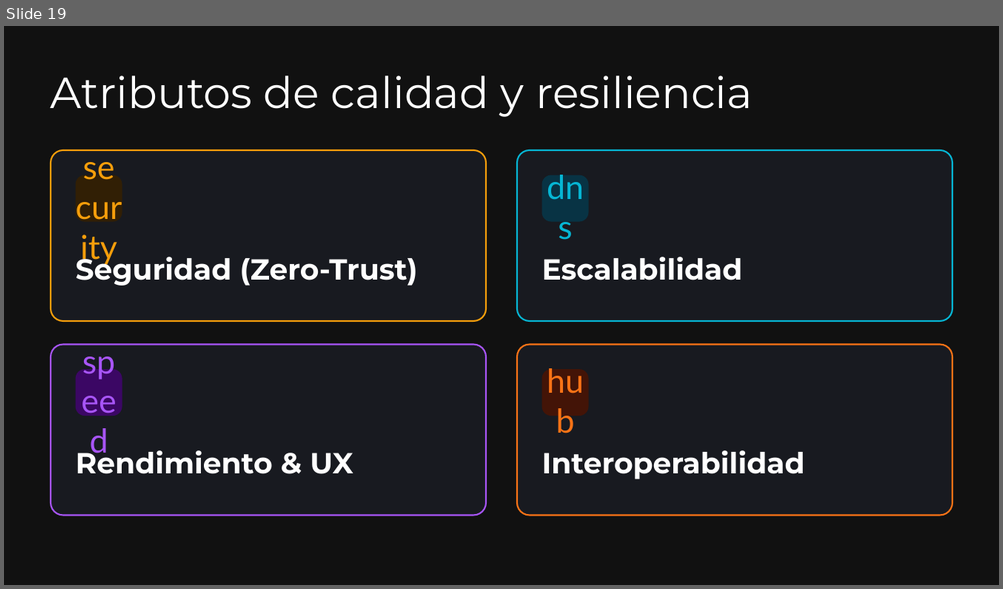
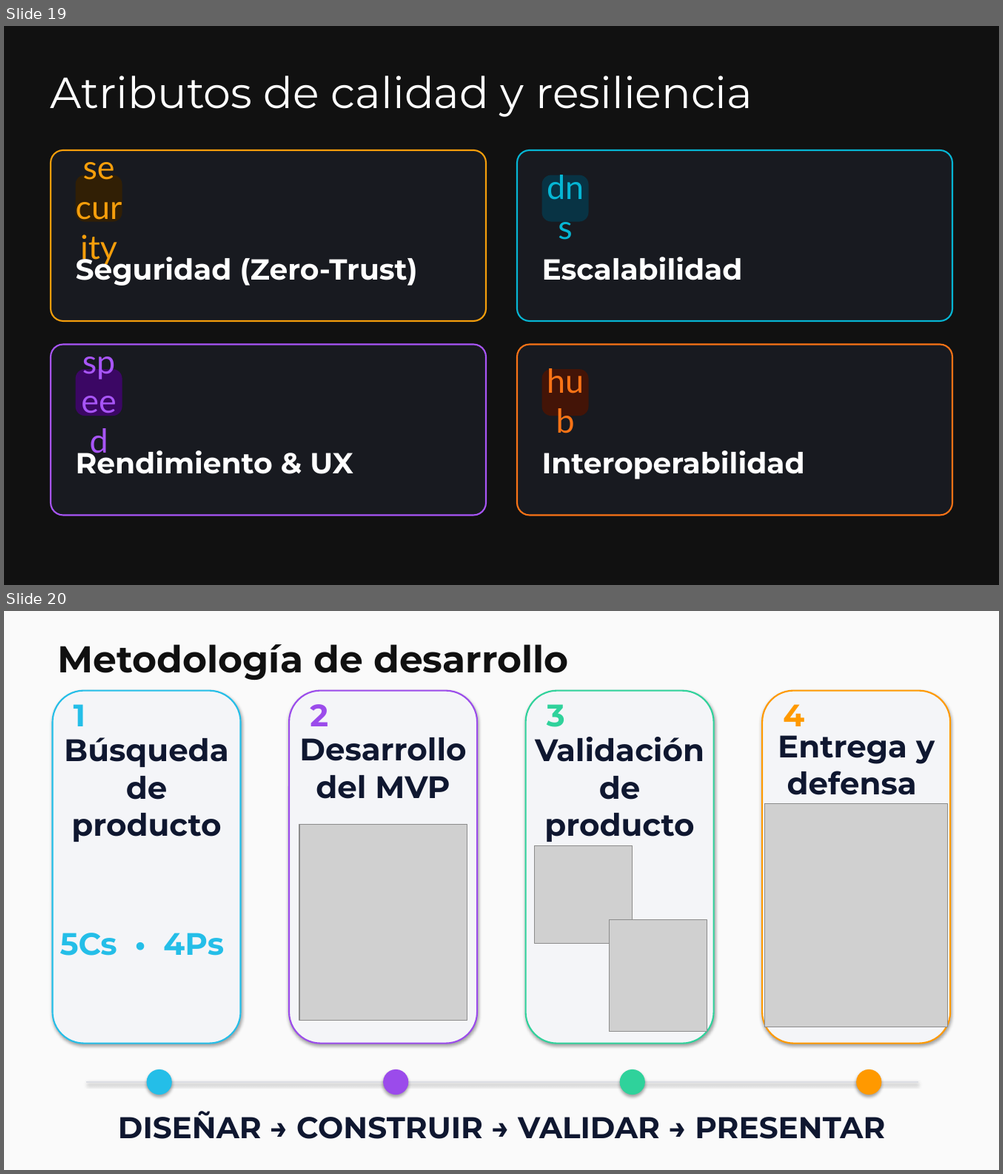
Before and after one commit to TrabajoProfesional-AGGZ/documentacion, a slide deck: entrega_final/defensa/Presentacion_SocioUnido.pptx. Shown one above the other, each under a label of ours: slide 19 before the commit, slides 19 and 20 after it. The pictures are 1003x589 and 1003x1174 pixels, drawn with LibreOffice and Linux fonts; fonts in the diff are those of the drawing; grey boxes stand for pictures. Boxes give left, top, right and bottom in pixels: in the first picture for what was removed or moved away, otherwise in the second. Text is boxed around its words. In the diff, an @@ line names an element or a change of style, - is before the commit and + after.

```diff
--- a/entrega_final/defensa/Presentacion_SocioUnido.pptx
+++ b/entrega_final/defensa/Presentacion_SocioUnido.pptx
@@ slide 20 added at <box>4,611,999,1170</box>, background #FAFAFA @@
@@ text added at <box>58,644,569,680</box>, 36 pt, text #101010, bold @@
+Metodología de desarrollo
@@ rounded rectangle added at <box>53,691,241,1044</box>, fill #F4F5F8, outline #24BEE8 1.5 pt @@
@@ rounded rectangle added at <box>289,691,477,1044</box>, fill #F4F5F8, outline #9B4BEB 1.5 pt @@
@@ rounded rectangle added at <box>526,691,714,1044</box>, fill #F4F5F8, outline #2FD29B 1.5 pt @@
@@ rounded rectangle added at <box>762,691,950,1044</box>, fill #F4F5F8, outline #FF9900 1.5 pt @@
@@ text added at <box>74,704,85,726</box>, 30 pt, text #24BEE8, bold @@
+1
@@ text added at <box>310,704,328,726</box>, 30 pt, text #9B4BEB, bold @@
+2
@@ text added at <box>546,704,565,727</box>, 30 pt, text #2FD29B, bold @@
+3
@@ text added at <box>782,704,804,726</box>, 30 pt, text #FF9900, bold @@
+4
@@ text added at <box>64,738,228,842</box>, 30 pt, text #0F1730, bold @@
+Búsqueda de producto
@@ text added at <box>299,738,466,799</box>, 30 pt, text #0F1730, bold @@
+Desarrollo del MVP
@@ text added at <box>535,737,704,842</box>, 30 pt, text #0F1730, bold @@
+Validación de producto
@@ text added at <box>777,735,934,795</box>, 30 pt, text #0F1730, bold @@
+Entrega y defensa
@@ picture added at <box>764,804,947,1028</box> @@
@@ picture added at <box>299,824,466,1021</box> @@
@@ picture added at <box>535,846,632,944</box> @@
@@ picture added at <box>609,920,707,1032</box> @@
@@ text added at <box>60,933,224,956</box>, 30 pt, text #24BEE8, bold @@
+5Cs • 4Ps
@@ ellipse added at <box>147,1070,172,1095</box>, fill #24BEE8 @@
@@ ellipse added at <box>383,1070,408,1095</box>, fill #9B4BEB @@
@@ ellipse added at <box>620,1070,645,1095</box>, fill #2FD29B @@
@@ ellipse added at <box>856,1070,882,1095</box>, fill #FF9900 @@
@@ line added from (86, 1082) to (918, 1082), #DCDEE4 2 pt @@
@@ text added at <box>118,1111,885,1139</box>, 29 pt, text #0F1730, bold @@
+DISEÑAR → CONSTRUIR → VALIDAR → PRESENTAR
```
Also in this commit, not shown: 4 slides changed, 3 other slides added, 2 slides removed, 3 other files.
